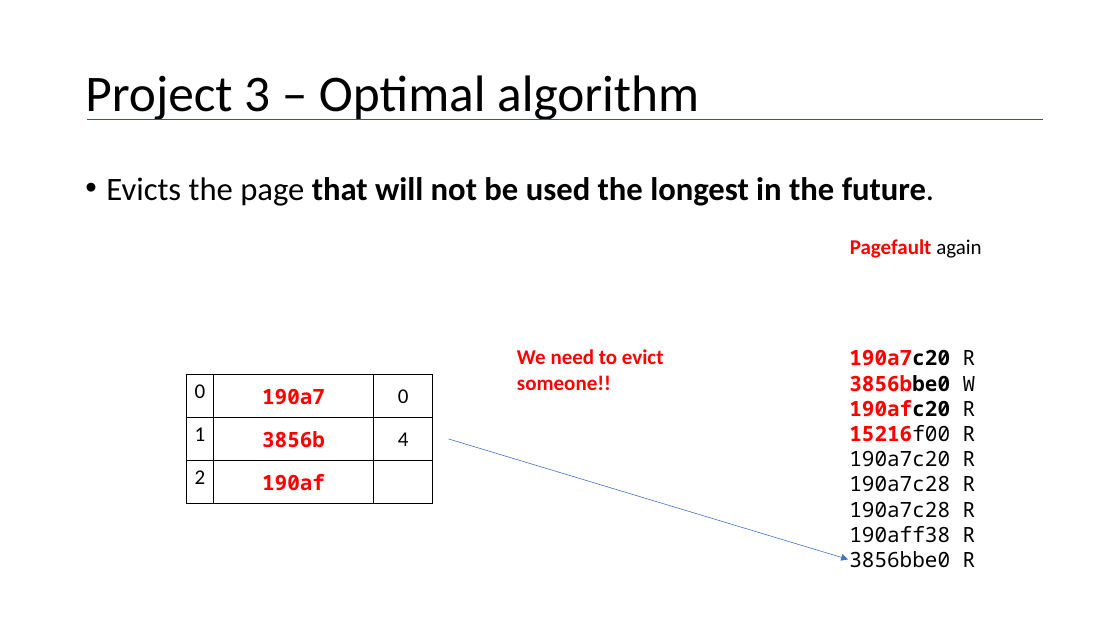
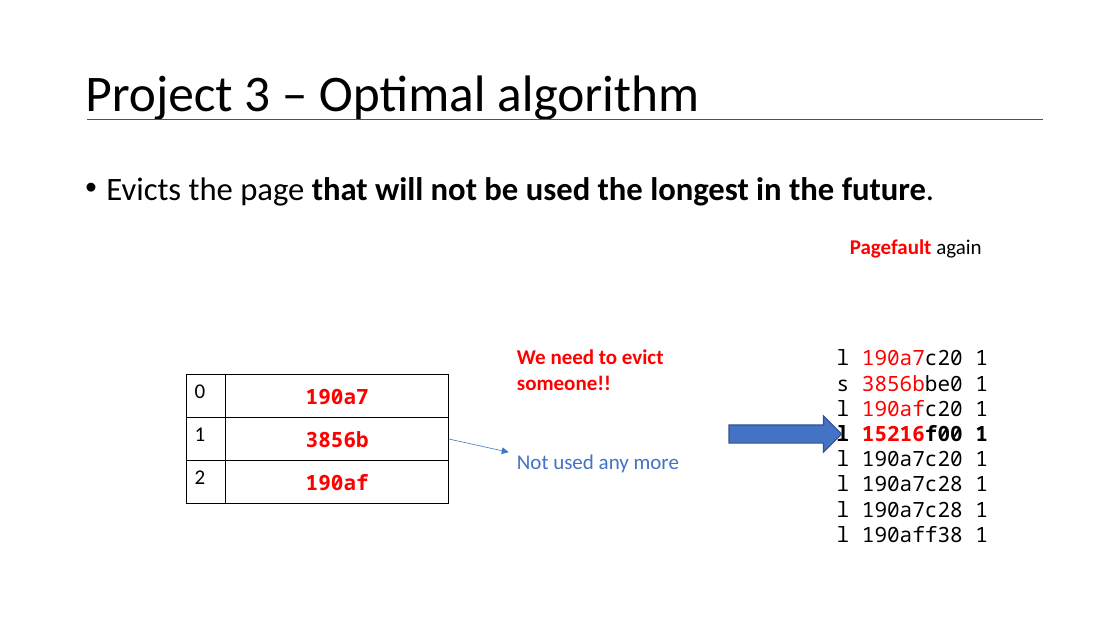
Before and after one commit to maher460/Pitt_CS1550_recitation_materials, a slide deck: slide 18 of week10/cs1550_spring2019_project3.pptx (slide 19 before the commit). Drawn at 1120x630 pixels with LibreOffice and Linux fonts; fonts in the diff are those of the drawing. Boxes give left, top, right and bottom in pixels: in the first picture for what was removed or moved away, otherwise in the second. Text is boxed around its words. In the diff, an @@ line names an element or a change of style, - is before the commit and + after.

```diff
--- a/week10/cs1550_spring2019_project3.pptx
+++ b/week10/cs1550_spring2019_project3.pptx
@@ text at [837, 349, 988, 543]: text changed @@
-190a7c20 R
-3856bbe0 W
-190afc20 R
-15216f00 R
-190a7c20 R
-190a7c28 R
-190a7c28 R
-190aff38 R
-3856bbe0 R
+l 190a7c20 1
+s 3856bbe0 1
+l 190afc20 1
+l 15216f00 1
+l 190a7c20 1
+l 190a7c28 1
+l 190a7c28 1
+l 190aff38 1
@@ table at [187, 375, 449, 504] @@
-column 3: 0 | 4 | 
@@ table: place and size @@
-table at [187, 375, 434, 504]
+table at [187, 375, 449, 504]
@@ right arrow added at [729, 416, 842, 452], fill #4472C4, outline #325491 1 pt @@
@@ arrow removed from (449, 439) to (849, 560) @@
@@ arrow added from (449, 439) to (509, 452), #4472C4 0.5 pt @@
@@ text added at [517, 454, 679, 473], 18 pt, text #4472C4 @@
+Not used any more
```
Also in this commit, not shown: 29 other slides changed, 9 slides added, 17 slides removed, 1 other file.
